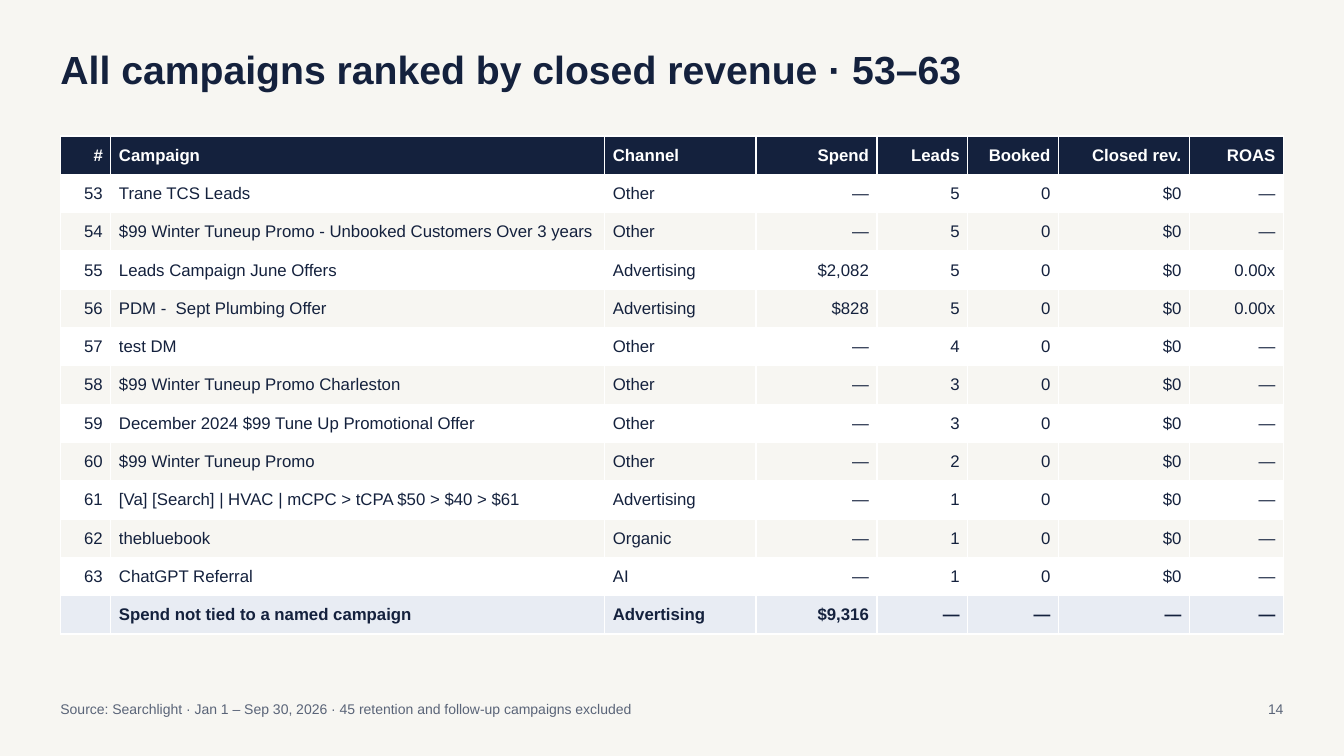
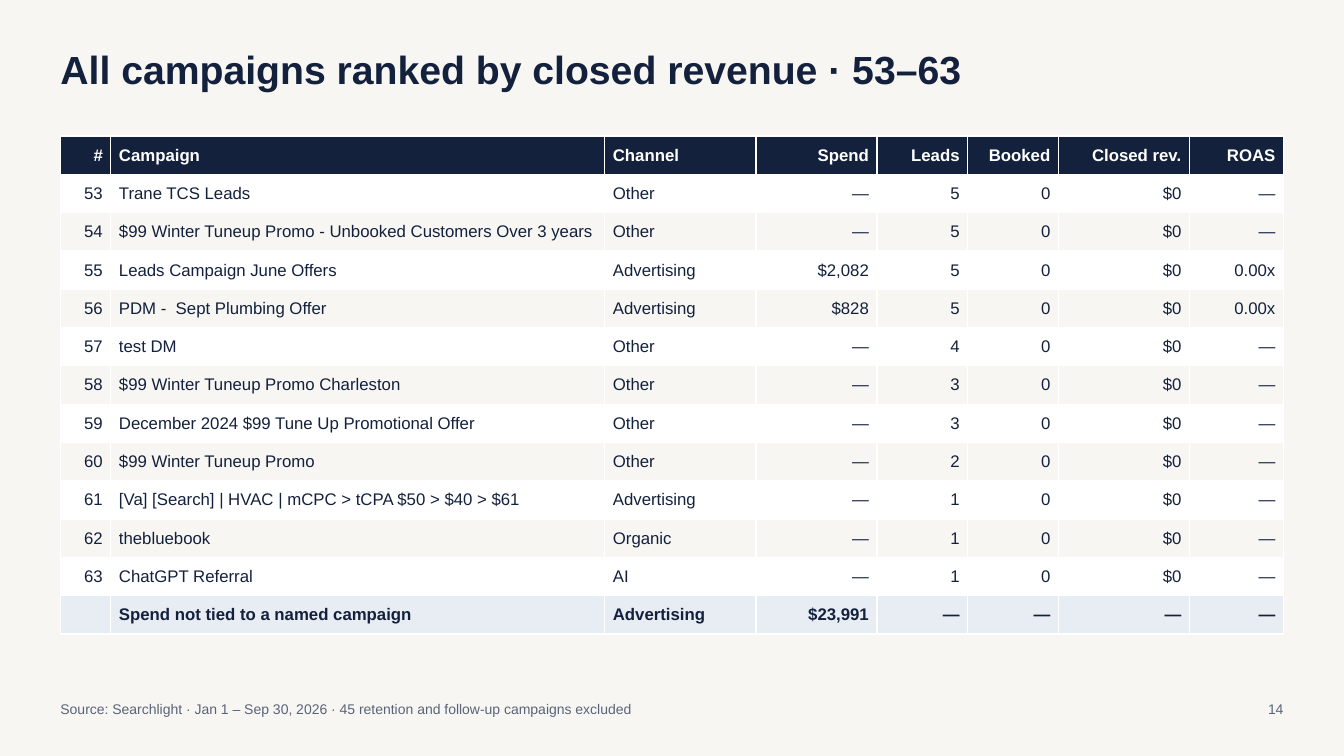
Before and after one commit to MktgCAP/Searchlight-YTD-Analysis, a slide deck: slide 14 of Coastal-Air-Plus-YTD-Performance-Sep2026.pptx. Drawn at 1344x756 pixels with LibreOffice and Linux fonts; fonts in the diff are those of the drawing. Boxes give left, top, right and bottom in pixels: in the first picture for what was removed or moved away, otherwise in the second. Text is boxed around its words. In the diff, an @@ line names an element or a change of style, - is before the commit and + after.

```diff
--- a/Coastal-Air-Plus-YTD-Performance-Sep2026.pptx
+++ b/Coastal-Air-Plus-YTD-Performance-Sep2026.pptx
@@ table at <box>60,136,1284,634</box> @@
-row 13, column 4: $9,316
+row 13, column 4: $23,991
```
Also in this commit, not shown: 3 other slides changed.
